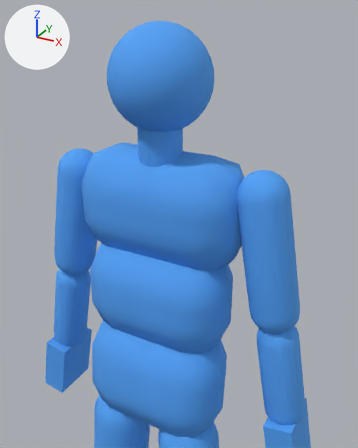
The FBX model newton-4.00/applications/media/walker.fbx as it was, and as the next commit left it.
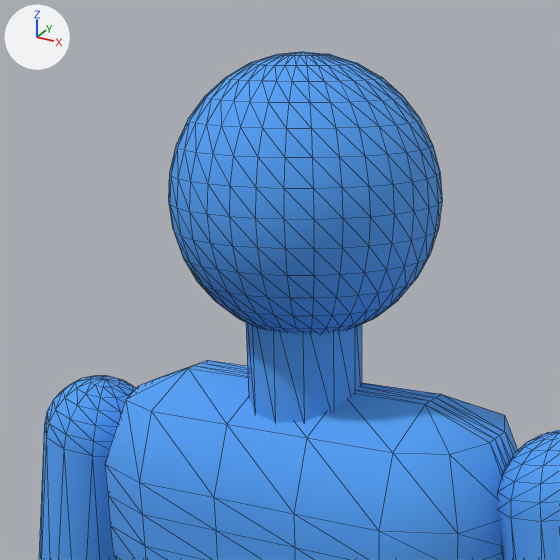
There are two pictures of each version: one from a 50 mm lens placed at (0.495, -0.812, 1.832), pointed at (0.118, -0.128, 1.49), one close up on the part from 11% to 73% of the width and 0% to 49% of the height. Arrows for +X, +Y and +Z are at upper left; the lights stay in place. The close-ups show mesh edges as thin lines. Where no turn or scale is listed for an object, it has been applied to the vertices.

The scene before the commit, as lines of its bpy script (objects in view):
```python
me_mesh_005 = bpy.data.meshes.new('Mesh.005')
me_mesh_005.from_pydata(...)  # 146 vertices, 288 faces; spans x -2.0..2.0, y -4.28..8.99, z -2.0..2.0
me_mesh_005.materials.append(mat_01___default)  # blue #51a3f7
me_mesh_006 = bpy.data.meshes.new('Mesh.006')
me_mesh_006.from_pydata(...)  # a UV sphere (32 segments, 16 rings, poles along z) spanning x -0.1..0.1, y -0.1..0.1, z -0.1..0.1
me_mesh_006.materials.append(mat_01___default)  # blue #51a3f7
me_mesh_008 = bpy.data.meshes.new('Mesh.008')
me_mesh_008.from_pydata(...)  # 152 vertices, 300 faces; spans x -0.181..0.181, y -0.088..0.09, z -0.164..0.067
me_mesh_008.materials.append(mat_01___default)  # blue #51a3f7
ob_capsule007 = bpy.data.objects.new('Capsule007', me_mesh_005)
ob_capsule007.parent = ob_lclavicle
ob_capsule007.location = (5.811, 0.0, 0.0)
ob_capsule007.rotation_euler = (0.0, -2.618, 1.571)  # degrees (0, -150, 90)
ob_capsule007.scale = (-2.54, -2.54, -2.54)
ob_convexhull_002 = bpy.data.objects.new('convexhull_002', me_mesh_008)
ob_convexhull_002.location = (0.0, 0.0204, 1.5014)
ob_sphere001 = bpy.data.objects.new('Sphere001', me_mesh_006)
ob_sphere001.location = (0.0044, 0.0086, 1.7081)
# also in view: 'Capsule006' at (0.002, 0.007, 1.593); 'Capsule010' at (-0.238, 0.022, 1.381)
```
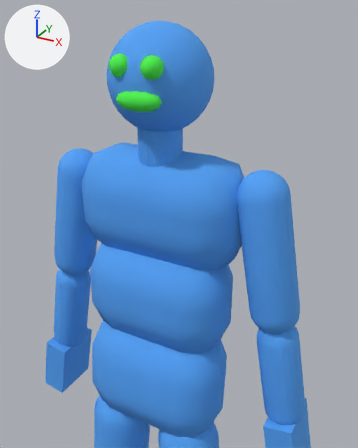
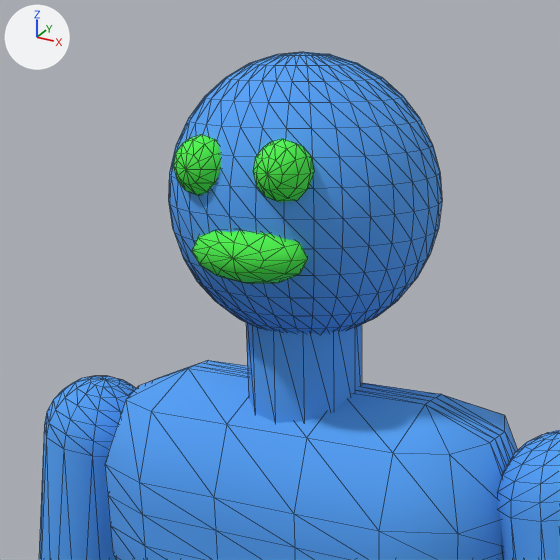
The change, as a list of edits to the scene's bpy script:
```text
Add mat_02___default:
    mat_02___default = principled_material('02 - Default')
    mat_02___default.base_color = (0.0745, 0.957, 0.0745)  # green #4dfa4d
    mat_02___default.roughness = 0.859
Add me_mesh_009_1:
    me_mesh_009_1.from_pydata(...)  # a UV sphere (12 segments, 6 rings, poles along y) spanning x -0.0467..0.0467, y -0.0204..0.0204, z -0.0204..0.0204
    me_mesh_009_1.materials.append(mat_02___default)  # green #4dfa4d
Add me_mesh_007_1:
    me_mesh_007_1.from_pydata(...)  # a UV sphere (12 segments, 6 rings, poles along y) spanning x -0.0204..0.0204, y -0.0204..0.0204, z -0.0204..0.0204
    me_mesh_007_1.materials.append(mat_02___default)  # green #4dfa4d
Add ob_face004:
    ob_face004 = bpy.data.objects.new('face004', me_mesh_009_1)
    ob_face004.location = (0.0109, -0.0787, 1.6823)
Add ob_face02:
    ob_face02 = bpy.data.objects.new('face02', me_mesh_007_1)
    ob_face02.location = (0.0402, -0.0787, 1.7377)
Add ob_face003:
    ob_face003 = bpy.data.objects.new('face003', me_mesh_007_1.copy())
    ob_face003.location = (-0.0238, -0.0787, 1.7377)
```

Pixel boxes [x1, y1, x2, y2] of what changed, in the close-ups (560 x 560 px):
'face004', added (green)
    after: [192, 231, 308, 283]
'face02', added (green)
    after: [253, 139, 314, 202]
'face003', added (green)
    after: [173, 135, 221, 195]
